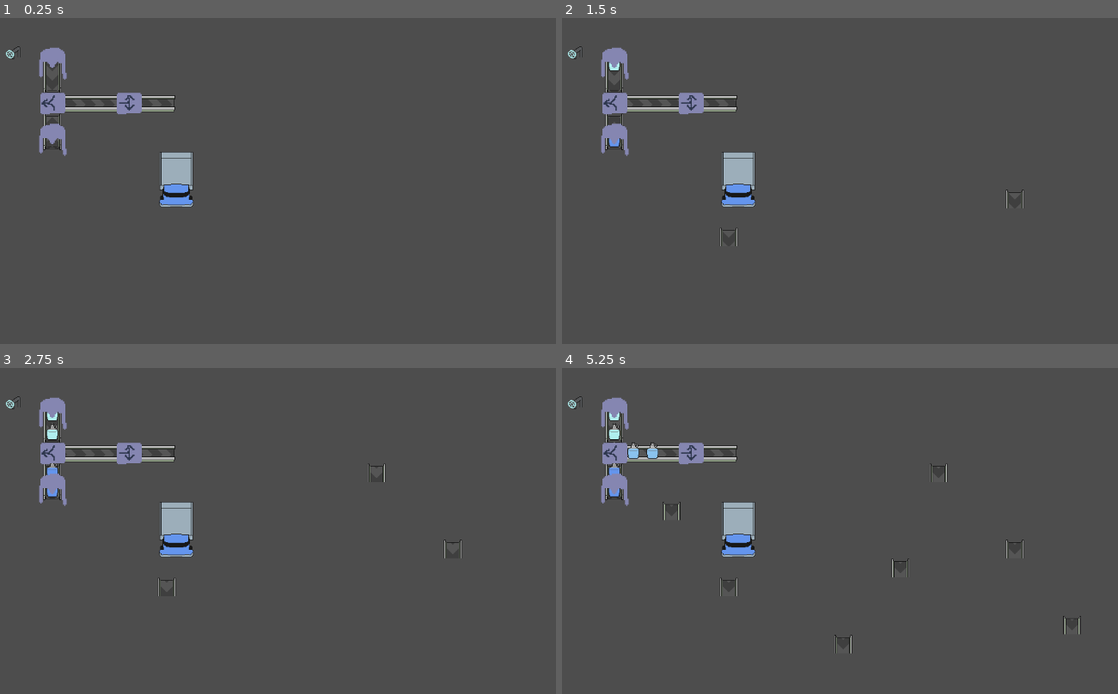
Above: before the commit, frames 1-4 (two rows, left to right).
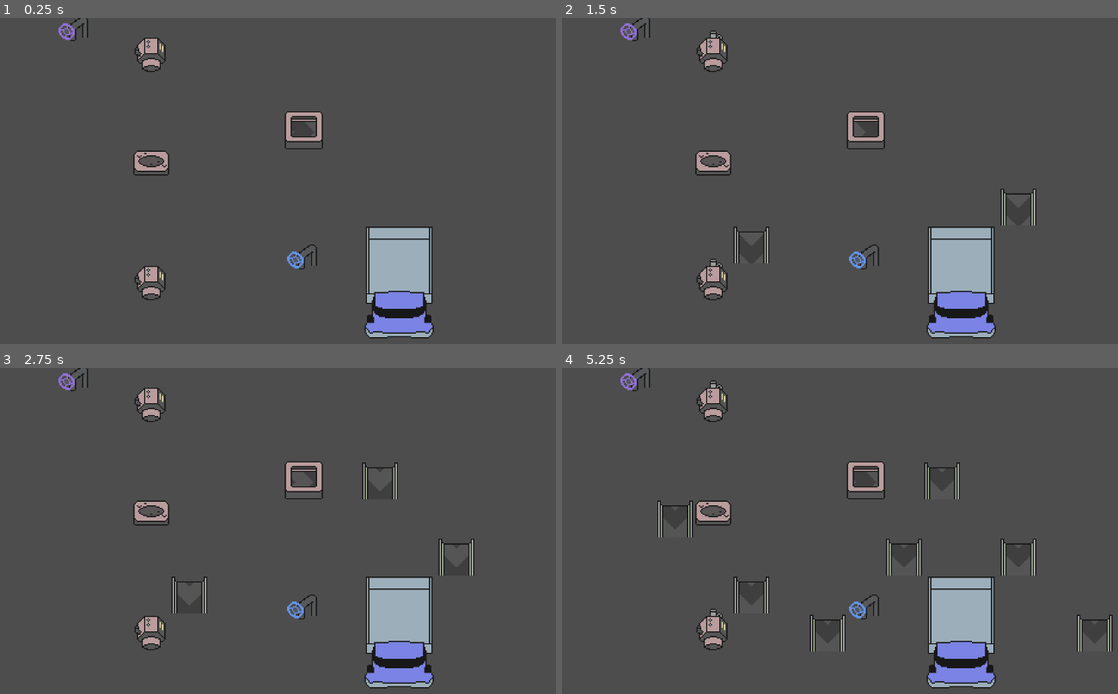
Above: after the commit, the same moments.

Repository: fennylol/juice_time
Game: Godot game, scene res://main.tscn
Same seed, same stepped clock (60 frames per second), same inputs: the game is played once before the commit and once after it.
Inputs (mouse positions are in pixels of both pictures, inside the frame that each line leads up to):
- Up to frame 1 (0.25 s): no input
- Up to frame 2 (1.5 s): tap Enter at 0.5 s; move the mouse to (1023, 190) at 0.52 s; click (1023, 190) at 0.6 s; move the mouse to (734, 229) at 1.27 s; click (734, 229) at 1.35 s
- Up to frame 3 (2.75 s): move the mouse to (378, 475) at 2.02 s; click (378, 475) at 2.1 s
- Up to frame 4 (5.25 s): move the mouse to (840, 638) at 2.77 s; click (840, 638) at 2.85 s; move the mouse to (1079, 619) at 3.52 s; click (1079, 619) at 3.6 s; move the mouse to (667, 501) at 4.27 s; click (667, 501) at 4.35 s; move the mouse to (906, 560) at 5.02 s; click (906, 560) at 5.1 s

The runs differ from the first frame. In frame 1, 8.2% of the frame differs, in the area x 1-79%, y 0-99%; in frame 2, 8.8%; in frame 3, 9.2%; in frame 4, 10%, in the area x 1-100%, y 0-99%.

Commit message:
nearly finalized mechanics and sprites

Diff:
--- a/conveyor/conveyor_animated.tres
+++ b/conveyor/conveyor_animated.tres
@@ -4,7 +4,7 @@
 
 [sub_resource type="TileSetAtlasSource" id="TileSetAtlasSource_cybam"]
 texture = ExtResource("1_vtoaq")
-texture_region_size = Vector2i(32, 32)
+texture_region_size = Vector2i(128, 128)
 0:0/animation_columns = 4
 0:0/animation_speed = 4.0
 0:0/animation_frame_0/duration = 1.0
@@ -68,13 +68,6 @@
 0:8/animation_frame_2/duration = 1.0
 0:8/animation_frame_3/duration = 1.0
 0:8/0 = 0
-0:9/animation_columns = 4
-0:9/animation_speed = 4.0
-0:9/animation_frame_0/duration = 1.0
-0:9/animation_frame_1/duration = 1.0
-0:9/animation_frame_2/duration = 1.0
-0:9/animation_frame_3/duration = 1.0
-0:9/0 = 0
 0:10/animation_columns = 4
 0:10/animation_speed = 4.0
 0:10/animation_frame_0/duration = 1.0
@@ -117,7 +110,14 @@
 0:15/animation_frame_2/duration = 1.0
 0:15/animation_frame_3/duration = 1.0
 0:15/0 = 0
+0:9/animation_columns = 4
+0:9/animation_speed = 4.0
+0:9/animation_frame_0/duration = 1.0
+0:9/animation_frame_1/duration = 1.0
+0:9/animation_frame_2/duration = 1.0
+0:9/animation_frame_3/duration = 1.0
+0:9/0 = 0
 
 [resource]
-tile_size = Vector2i(32, 32)
+tile_size = Vector2i(128, 128)
 sources/0 = SubResource("TileSetAtlasSource_cybam")
--- a/factory/factory_floor.gd
+++ b/factory/factory_floor.gd
@@ -50,14 +50,15 @@
 const TILE_ATLAS: Dictionary = {
 	"bottle"      : Vector2i(0,0),
 	"juice"       : Vector2i(1,0),
-	"generator"   : Vector2i(0,0),
-	"filler"      : Vector2i(4,0),
-	"filler_color": Vector2i(5,0),
-	"flipper"     : Vector2i(0,1),
-	"flipped"     : Vector2i(0,0),
-	"mixer"       : Vector2i(1,0),
-	"mixer_color0": Vector2i(0,0),
-	"mixer_color1": Vector2i(0,0),
+	"generator"   : Vector2i(2,0),
+	"filler"      : Vector2i(4,1),
+	"filler_color": Vector2i(4,3),
+	"flipper"     : Vector2i(2,1),
+	"mixer"       : Vector2i(2,2),
+	"mixer_color0": Vector2i(3,1),
+	"mixer_color1": Vector2i(3,0),
+	"mixer_color0_filled": Vector2i(3,2),
+	"mixer_color1_filled": Vector2i(4,0)
 }
 var patterns: Dictionary = {
 	"truck" : {
@@ -77,7 +78,9 @@
 ## MACHINE STATE
 var GENERATOR_STATE: Dictionary = {
 	Vector2i.ZERO: {
-		"color" : NULL_BOTTLE_COLOR
+		"time_since_generation" : 0,
+		"time_out": 2,
+		"generation_odds": 0.75
 	}
 }
 var FILLER_STATE: Dictionary = {
@@ -87,17 +90,20 @@
 }
 var FLIPPER_STATE: Dictionary = {
 	Vector2i.ZERO: {
-		"direction1": Vector2i.DOWN,
-		"direction2": Vector2i.LEFT,
-		"use_direction1": true
+		"direction0": Vector2i.DOWN,
+		"direction1": Vector2i.LEFT,
+		"use_direction0": true,
+		"flipping_next": false,
+		"flipping_now": false
 	}
 }
 var MIXER_STATE: Dictionary = {
 	Vector2i.ZERO: {
+		"color0": NULL_BOTTLE_COLOR,
 		"color1": NULL_BOTTLE_COLOR,
-		"color2": NULL_BOTTLE_COLOR,
+		"color0_filled": false,
 		"color1_filled": false,
-		"color2_filled": false
+		"outputing": 0
 	}
 }
 var TRUCK_STATE: Dictionary = {
@@ -124,17 +130,21 @@
 	TRUCK_STATE.clear()
 
 
-	var c1 = Color.PALE_TURQUOISE
+	var c1 = Color.MEDIUM_PURPLE
 	var c2 = Color.CORNFLOWER_BLUE
-	place_bottle_generator(c1, Vector2i(4,2))
-	place_bottle_generator(c2, Vector2i(4,6))
+
+	place_bottle_generator(Vector2i(4,2))
+	place_bottle_generator(Vector2i(4,8))
 	place_bottle_filler(c1, Vector2i(2,2))
-	place_truck(c2, Vector2i(10,7))
-	place_mixer(c1, c2, Vector2(4,4))
+	place_bottle_filler(c2, Vector2i(8,8))
+	place_truck(mix_colors(c1, c2), Vector2i(10,7))
+	place_mixer(c1, c2, Vector2(4,5))
 	place_flipper(Vector2i.DOWN, Vector2i(8,4))
 
 func modulate_speed(multi : float):
 	var conveyor_tileset : TileSet = CONVEYOR_TILES.tile_set
+
+func mix_colors(c0: Color, c1: Color) -> Color: return c0.blend(Color(c1, c1.a * 0.5))
 
 ## GIVEN A TILEMAP POSITION "POS", RETURN THE BOTTLE AT THAT POSITION'S JUICE COLOR
 func find_color_from_pos(pos: Vector2i) -> Color:
@@ -162,6 +172,16 @@
 	var attempt_array = []
 	var successful_attempts = []
 
+	## CLEAR MIXER INDICATORS IF OUTPUTTING BOTTLE
+	for pos in MIXER_STATE:
+		var mixer = MIXER_STATE[pos]
+		if mixer["outputting"]:
+			MACHINE_TILES.erase_cell(find_layer_from_color(mixer["color0"]), pos)
+			MACHINE_TILES.erase_cell(find_layer_from_color(mixer["color1"]), pos)
+			mixer["outputting"] = false
+
+
+
 	## BOTTLE LOCATION CHECK LOOP
 	for pos in BOTTLE_TILES.get_used_cells(0):
 
@@ -176,15 +196,25 @@
 		if MIXER_STATE.has(new_pos):
 			var mixer = MIXER_STATE[new_pos]
 			var bottle_color = find_color_from_pos(pos)
-			## VERIFY THAT THE INPUT COLOR IS CORRECT
-			if bottle_color == mixer["color1"] and not mixer["color1_filled"]: mixer["color1_filled"] = true
-			elif bottle_color == mixer["color2"] and not mixer["color2_filled"]: mixer["color2_filled"] = true
-			## PLACE MIXED COLOR
-			if mixer["color1_filled"] and mixer["color2_filled"]:
-				var output_color = mixer["color1"].blend(Color(mixer["color2"], mixer["color2"].a * 0.5))
+			var c0: Color = mixer["color0"]
+			var c1: Color = mixer["color1"]
+
+			## FILL MIXER IF COLOR IS NEEDED
+			if bottle_color == c0 and not mixer["color0_filled"]:
+				mixer["color0_filled"] = true
+				MACHINE_TILES.set_cell(find_layer_from_color(c0), new_pos, 1, TILE_ATLAS["mixer_color0"])
+			elif bottle_color == c1 and not mixer["color1_filled"]:
+				mixer["color1_filled"] = true
+				MACHINE_TILES.set_cell(find_layer_from_color(c1), new_pos, 2, TILE_ATLAS["mixer_color1"])
+
+			## PLACE MIXED COLOR WHEN ALL INPUTS FILLED
+			if mixer["color0_filled"] and mixer["color1_filled"]:
+				var output_color = mix_colors(c0, c1)
 				attempt_array.append([output_color,new_pos])
+				mixer["color0_filled"] = false
 				mixer["color1_filled"] = false
-				mixer["color2_filled"] = false
+				mixer["outtputting"] = true
+
 
 		elif FILLER_STATE.has(new_pos):
 			## FILLERS REPLACE BOTTLE WITH A BOTTLE OF THE FILLER'S COLOR
@@ -195,11 +225,7 @@
 		elif FLIPPER_STATE.has(new_pos):
 			## ATTEMPT BOTTLE MOVE AND TOGGLE FLIPPER
 			attempt_array.append(new_attempt)
-			FLIPPER_STATE[new_pos]["use_direction1"] = !FLIPPER_STATE[new_pos]["use_direction1"]
-			## SET DIRECTION OF UNDERLYING BELT
-			var direction = FLIPPER_STATE[new_pos]["direction1"] if FLIPPER_STATE[new_pos]["use_direction1"] else FLIPPER_STATE[new_pos]["direction2"]
-			var tile = CONVEYOR_ATLAS[direction][MIDDLE]
-			CONVEYOR_TILES.set_cell(0, new_pos, conveyor_source, tile)
+			FLIPPER_STATE[new_pos]["flipping_next"] = true
 
 		else:
 			for truck in TRUCK_STATE.keys():
@@ -213,10 +239,13 @@
 			attempt_array.append(new_attempt)
 
 	## ADD BOTTLE FROM BOTTLE GENERATORS
-	for gen_loc in GENERATOR_STATE.keys():
-		var gen_color = GENERATOR_STATE[gen_loc]["color"]
-		var new_attempt = [gen_color, gen_loc]
-		attempt_array.append(new_attempt)
+	for pos in GENERATOR_STATE.keys():
+		var genny = GENERATOR_STATE[pos]
+		if genny["time_since_generation"] >= genny["time_out"]:
+			if randf() <= genny["generation_odds"]:
+				attempt_array.append([NULL_BOTTLE_COLOR, pos])
+				genny["time_since_generation"] = -1
+		genny["time_since_generation"] += 1
 
 	## CHECK ATTEMPT ARRAY FOR DUPLICATES.
 	## ANY NON-DUPLICATES ARE ADDED TO "SUCCESSFUL_ATTEMPTS"
@@ -237,13 +266,28 @@
 	for new_bottle in successful_attempts:
 		var layer_index = find_layer_from_color(new_bottle[COLOR])
 		BOTTLE_TILES.set_cell(0, new_bottle[POSITION], bottle_source, TILE_ATLAS["bottle"])
-		BOTTLE_TILES.set_cell(layer_index, new_bottle[POSITION], bottle_source, TILE_ATLAS["juice"])
+		if new_bottle[COLOR] != NULL_BOTTLE_COLOR:
+			BOTTLE_TILES.set_cell(layer_index, new_bottle[POSITION], bottle_source, TILE_ATLAS["juice"])
+
+	## FLIP FLIPPERS IF FLIPPING
+	for pos in FLIPPER_STATE:
+		var flipper = FLIPPER_STATE[pos]
+		if flipper["flipping_now"]:
+			flipper["use_direction0"] = !flipper["use_direction0"]
+			var direction = FLIPPER_STATE[pos]["direction0"] if FLIPPER_STATE[pos]["use_direction0"] else FLIPPER_STATE[pos]["direction1"]
+			var tile = CONVEYOR_ATLAS[direction][MIDDLE]
+			CONVEYOR_TILES.set_cell(0, pos, conveyor_source, tile)
+			flipper["flipping_now"] = false
+		if flipper["flipping_next"]:
+			flipper["flipping_now"] = true
+			flipper["flipping_next"] = false
 
 	## SPAWN TRUCKS AND FILLERS
 	pass
 
 	## EARN INCOME??
 	pass
+
 
 #endregion
 #region CONVEYORS
@@ -293,11 +337,13 @@
 	#i mean its pretty self explanitory
 	pass
 
-func place_bottle_generator(c: Color, pos: Vector2i):
+func place_bottle_generator(pos: Vector2i):
 	MACHINE_TILES.set_cell(0, pos, auto_tiles_source, TILE_ATLAS["generator"])
 	var new_dict_entry = {
 		pos: {
-			"color": c
+			"time_since_generation" : 0,
+			"time_out": 0,
+			"generation_odds": 1
 		}
 	}
 	GENERATOR_STATE.merge(new_dict_entry)
@@ -316,9 +362,11 @@
 	MACHINE_TILES.set_cell(0, pos, machine_source, TILE_ATLAS["flipper"])
 	var new_dict_entry = {
 		pos: {
-			"direction1": DIR_FROM_TILE[CONVEYOR_TILES.get_cell_atlas_coords(0, pos)],
-			"direction2": d,
-			"use_direction1": true
+			"direction0": DIR_FROM_TILE[CONVEYOR_TILES.get_cell_atlas_coords(0, pos)],
+			"direction1": d,
+			"use_direction0": true,
+			"flipping_now": false,
+			"flipping_next": false
 		}
 	}
 	FLIPPER_STATE.merge(new_dict_entry)
@@ -329,10 +377,11 @@
 	# TODO: set LEDs
 	var new_dict_entry = {
 		pos: {
-			"color1": c1,
-			"color2": c2,
+			"color0": c1,
+			"color1": c2,
+			"color0_filled": false,
 			"color1_filled": false,
-			"color2_filled": false
+			"outputting": false
 		}
 	}
 	MIXER_STATE.merge(new_dict_entry)
--- a/factory/factory_floor.tscn
+++ b/factory/factory_floor.tscn
@@ -1,46 +1,8 @@
-[gd_scene load_steps=10 format=3 uid="uid://d1xyjg3y63hy6"]
+[gd_scene load_steps=4 format=3 uid="uid://d1xyjg3y63hy6"]
 
 [ext_resource type="Script" path="res://factory/factory_floor.gd" id="1_worr6"]
 [ext_resource type="TileSet" uid="uid://cdn72xl37w60f" path="res://conveyor/conveyor_animated.tres" id="2_pthvs"]
-[ext_resource type="TileSet" uid="uid://bodklg5klc7vw" path="res://machines/simple_machines.tres" id="3_aekq4"]
-[ext_resource type="Texture2D" uid="uid://ni3k4m1dai06" path="res://JUICE/bottle_small.png" id="4_ul7q5"]
-[ext_resource type="Texture2D" uid="uid://dnygcfua8vkim" path="res://truck/truck_and_filler.png" id="6_5eovy"]
-
-[sub_resource type="TileSetAtlasSource" id="TileSetAtlasSource_413dw"]
-texture = ExtResource("4_ul7q5")
-texture_region_size = Vector2i(32, 32)
-0:0/size_in_atlas = Vector2i(1, 2)
-0:0/0 = 0
-1:0/size_in_atlas = Vector2i(1, 2)
-1:0/0 = 0
-
-[sub_resource type="TileSet" id="TileSet_u4uko"]
-tile_size = Vector2i(32, 32)
-sources/0 = SubResource("TileSetAtlasSource_413dw")
-
-[sub_resource type="TileSetAtlasSource" id="TileSetAtlasSource_ynqjf"]
-texture = ExtResource("6_5eovy")
-texture_region_size = Vector2i(32, 32)
-0:0/0 = 0
-1:0/0 = 0
-5:0/size_in_atlas = Vector2i(1, 2)
-5:0/0 = 0
-0:1/0 = 0
-1:1/0 = 0
-2:1/0 = 0
-3:1/0 = 0
-0:2/0 = 0
-1:2/0 = 0
-2:2/0 = 0
-3:2/0 = 0
-4:0/size_in_atlas = Vector2i(1, 2)
-4:0/0 = 0
-2:0/0 = 0
-3:0/0 = 0
-
-[sub_resource type="TileSet" id="TileSet_81ois"]
-tile_size = Vector2i(32, 32)
-sources/0 = SubResource("TileSetAtlasSource_ynqjf")
+[ext_resource type="TileSet" uid="uid://djyojdt0l70c6" path="res://tileset_master.tres" id="3_jenf4"]
 
 [node name="FactoryFloor" type="Node2D"]
 script = ExtResource("1_worr6")
@@ -50,18 +12,18 @@
 rendering_quadrant_size = 4
 collision_animatable = true
 format = 2
-layer_0/tile_data = PackedInt32Array(262148, 0, 1, 262149, 0, 0, 262150, 0, 0, 262151, 0, 0, 262152, 0, 0, 262153, 0, 0, 262154, 0, 2, 131076, 0, 9, 196612, 0, 10, 393220, 0, 13, 327684, 0, 14)
+layer_0/tile_data = PackedInt32Array(262152, 0, 3)
 
 [node name="bottle_tiles" type="TileMap" parent="."]
-tile_set = SubResource("TileSet_u4uko")
+tile_set = ExtResource("3_jenf4")
 format = 2
 layer_0/name = "outline"
 
 [node name="machine_tiles" type="TileMap" parent="."]
-tile_set = ExtResource("3_aekq4")
+tile_set = ExtResource("3_jenf4")
 format = 2
 
 [node name="auto_tiles" type="TileMap" parent="."]
-tile_set = SubResource("TileSet_81ois")
+tile_set = ExtResource("3_jenf4")
 format = 2
-layer_0/tile_data = PackedInt32Array(0, 0, 0, 65536, 0, 1, 131072, 0, 2, 1, 65536, 0, 65537, 65536, 1, 131073, 65536, 2, 196608, 131072, 0, 262145, 196608, 1, 196609, 196608, 0, 262144, 131072, 1, 327680, 131072, 2, 327681, 196608, 2)
+layer_0/tile_data = PackedInt32Array(0, 0, 2, 65536, 0, 3, 131072, 0, 4, 1, 65536, 2, 65537, 65536, 3, 131073, 65536, 4, 262144, 131072, 3, 327680, 131072, 4, 262145, 196608, 3, 327681, 196608, 4)
--- a/machines/simple_machines.tres
+++ /dev/null
@@ -1,14 +0,0 @@
-[gd_resource type="TileSet" load_steps=3 format=3 uid="uid://bodklg5klc7vw"]
-
-[ext_resource type="Texture2D" uid="uid://cfbfi2e53y58q" path="res://machines/simple_machinmes.png" id="1_upvcw"]
-
-[sub_resource type="TileSetAtlasSource" id="TileSetAtlasSource_rpy63"]
-texture = ExtResource("1_upvcw")
-texture_region_size = Vector2i(64, 64)
-0:0/0 = 0
-1:0/0 = 0
-0:1/0 = 0
-
-[resource]
-tile_size = Vector2i(32, 32)
-sources/0 = SubResource("TileSetAtlasSource_rpy63")
--- a/main.tscn
+++ b/main.tscn
@@ -10,3 +10,7 @@
 [node name="Gui" parent="." instance=ExtResource("2_am4hy")]
 
 [node name="FactoryFloor" parent="." instance=ExtResource("2_8sjmw")]
+
+[node name="Camera2D" type="Camera2D" parent="."]
+position = Vector2(1108, 846)
+zoom = Vector2(0.5, 0.5)
--- /dev/null
+++ b/tileset_master.tres
@@ -0,0 +1,36 @@
+[gd_resource type="TileSet" load_steps=3 format=3 uid="uid://djyojdt0l70c6"]
+
+[ext_resource type="Texture2D" uid="uid://bd1s3xs2mr7pu" path="res://sprite_master.png" id="1_wxu4n"]
+
+[sub_resource type="TileSetAtlasSource" id="TileSetAtlasSource_tdgkh"]
+texture = ExtResource("1_wxu4n")
+texture_region_size = Vector2i(128, 128)
+0:0/size_in_atlas = Vector2i(1, 2)
+0:0/0 = 0
+1:0/size_in_atlas = Vector2i(1, 2)
+1:0/0 = 0
+2:0/0 = 0
+3:0/0 = 0
+4:0/0 = 0
+2:1/0 = 0
+3:1/0 = 0
+4:1/size_in_atlas = Vector2i(1, 2)
+4:1/0 = 0
+0:2/0 = 0
+1:2/0 = 0
+2:2/0 = 0
+3:2/0 = 0
+0:3/0 = 0
+1:3/0 = 0
+2:3/0 = 0
+3:3/0 = 0
+4:3/size_in_atlas = Vector2i(1, 2)
+4:3/0 = 0
+0:4/0 = 0
+1:4/0 = 0
+2:4/0 = 0
+3:4/0 = 0
+
+[resource]
+tile_size = Vector2i(128, 128)
+sources/0 = SubResource("TileSetAtlasSource_tdgkh")
Binary file removed: JUICE/bottle.png
Not shown, removed: JUICE/bottle.png.import
Binary file removed: JUICE/bottle_black.png
Not shown, removed: JUICE/bottle_black.png.import
Binary file removed: JUICE/bottle_simple.aseprite
Binary file removed: JUICE/bottle_simple.png
Binary file removed: JUICE/bottle_small.png
Not shown, removed: JUICE/bottle_small.png.import
Binary file changed: conveyor/conveyor_tileset_32.png
Binary file removed: machines/simple_machinmes.png
Not shown, removed: machines/simple_machinmes.png.import
Binary file added: sprite_master.aseprite
(and 6 more such lines)
